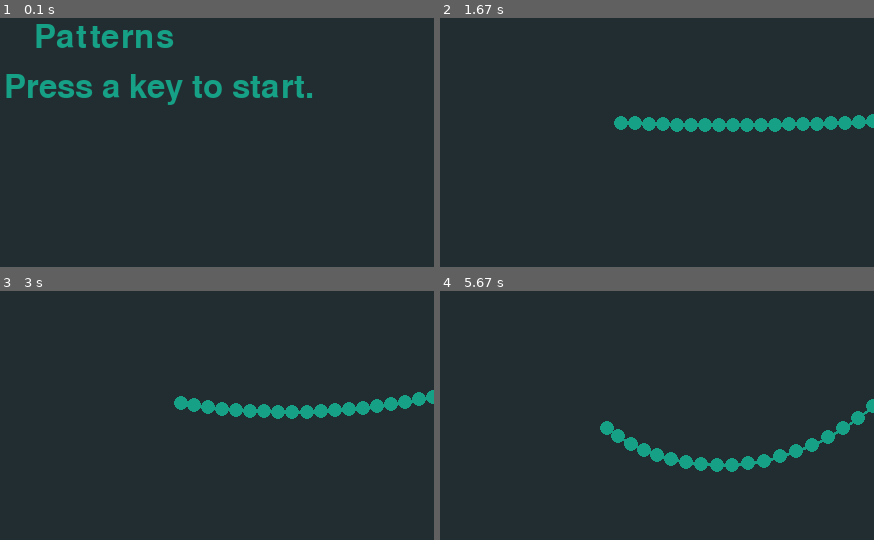
Above: before the commit, frames 1-4 (two rows, left to right).
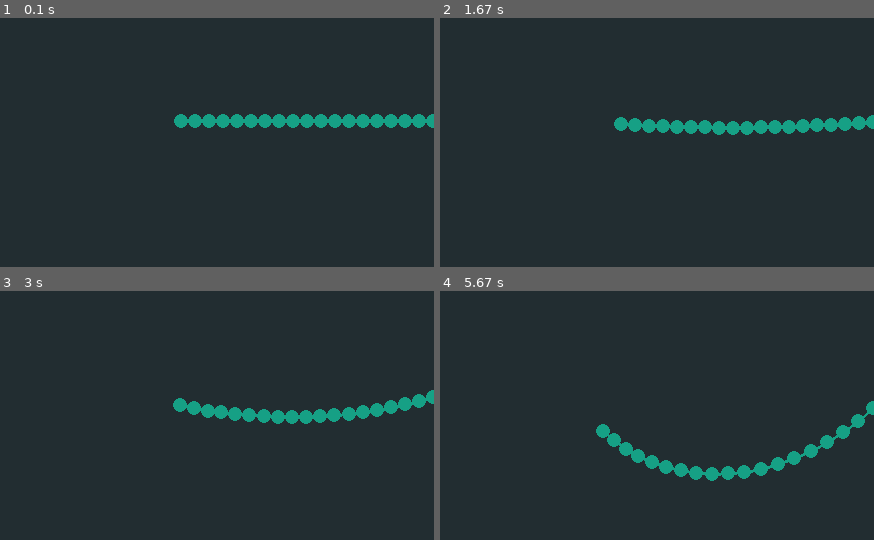
Above: after the commit, the same moments.

Repository: qkzk/portes_ouvertes
Game: pygame game, started from balls/balls.py
The game is run twice, just before and just after one commit, with the same random seed, the same clock (stepped at 60 frames per second) and the same inputs.
Inputs:
- Up to frame 1 (0.1 s): no input
- Up to frame 2 (1.67 s): tap Enter at 0.33 s
- Up to frame 3 (3 s): no input
- Up to frame 4 (5.67 s): no input

The runs differ from the first frame. In frame 1, 6.8% of the frame differs, in the area x 1-100%, y 2-45%; in frame 2, 0.9%; in frame 3, 1.8%; in frame 4, 3.4%.

Commit message:
autocommit

Diff:
--- a/balls/balls.py
+++ b/balls/balls.py
@@ -108,12 +108,17 @@
     '''
     :SE: modifies the ball list in place
     '''
+    stop = False
     for ball in balls:
         ball["angle"] = (ball["angle"] + ball["speed"]) % 360
         ball["abs"], ball["ord"] = rotate_center(
             ball["angle"],
             (ball["abs"], ball["ord"])
         )
+        if ball["angle"] > 0.1235:
+            stop = True
+    # print(max([ball["angle"] for ball in balls]))
+    return stop
 
 
 def rotate(angle, vector):
@@ -187,53 +192,69 @@
                 return
 
 
-# pygame initialisation
-pygame.init()
-mainClock = pygame.time.Clock()
-windowSurface = pygame.display.set_mode((WINDOWWIDTH, WINDOWHEIGHT))
-pygame.display.set_caption('Patterns')
-
-# font settings
-font = pygame.font.SysFont(None, 48)
-
-# show the "Start" screen
-windowSurface.fill(BACKGROUNDCOLOR)
-drawText('Patterns', font, windowSurface, (WINDOWWIDTH / 3), (WINDOWHEIGHT / 3))
-drawText('Press a key to start.', font, windowSurface,
-         (WINDOWWIDTH / 3) - 30, (WINDOWHEIGHT / 3) + 50)
-pygame.display.update()
-waitForPlayerToPressKey()
-
-############################################################
-#####################   GAME LOOP    #######################
-############################################################
-while True:
-    balls = create_balls()
+def run_ball():
+    global windowSurface
+    global mainClock
+    global font
+
+    # pygame initialisation
+    pygame.init()
+    mainClock = pygame.time.Clock()
+    windowSurface = pygame.display.set_mode((WINDOWWIDTH, WINDOWHEIGHT))
+    pygame.display.set_caption('Patterns')
+
+    # font settings
+    font = pygame.font.SysFont(None, 48)
+
+    # show the "Start" screen
+    windowSurface.fill(BACKGROUNDCOLOR)
+    drawText('Patterns', font, windowSurface, (WINDOWWIDTH / 3), (WINDOWHEIGHT / 3))
+    drawText('Press a key to start.', font, windowSurface,
+             (WINDOWWIDTH / 3) - 30, (WINDOWHEIGHT / 3) + 50)
+    pygame.display.update()
+    # waitForPlayerToPressKey()
+
+    ############################################################
+    #####################   GAME LOOP    #######################
+    ############################################################
     while True:
-        for event in pygame.event.get():
-            if event.type == QUIT:
-                terminate()
-
-            if event.type == KEYDOWN:
-                if event.key == K_ESCAPE:
+        stop = False
+        balls = create_balls()
+        while not stop:
+            for event in pygame.event.get():
+                if event.type == QUIT:
                     terminate()
-        # recupere les touches enfoncées
-        key = pygame.key.get_pressed()
-
-        # Draw the game world on the window.
-        windowSurface.fill(BACKGROUNDCOLOR)
-
-        # Draw the animation
-        draw_balls(balls)
-        draw_lines(balls)
-
-        # animate the balls
-        actuate_balls(balls)
-
-        # pygame : tick, update
-        mainClock.tick(FPS)
+
+                if event.type == KEYDOWN:
+                    if event.key == K_ESCAPE:
+                        terminate()
+            # recupere les touches enfoncées
+            key = pygame.key.get_pressed()
+
+            # Draw the game world on the window.
+            windowSurface.fill(BACKGROUNDCOLOR)
+
+            # Draw the animation
+            draw_balls(balls)
+            draw_lines(balls)
+
+            # animate the balls
+            stop = actuate_balls(balls)
+            # print(stop)
+
+            # pygame : tick, update
+            mainClock.tick(FPS)
+            pygame.display.update()
+
+        # pygame : update, reset
         pygame.display.update()
-
-    # pygame : update, reset
-    pygame.display.update()
-    waitForPlayerToPressKey()
+        # waitForPlayerToPressKey()
+
+
+def main():
+    while True:
+        run_ball()
+
+
+if __name__ == '__main__':
+    main()
Binary file added: balls/static/img/balls.png
Binary file added: balls/static/img/ldf.png
Binary file added: balls/static/img/nsi.png
Not shown, added: balls/presentation_balls.html
